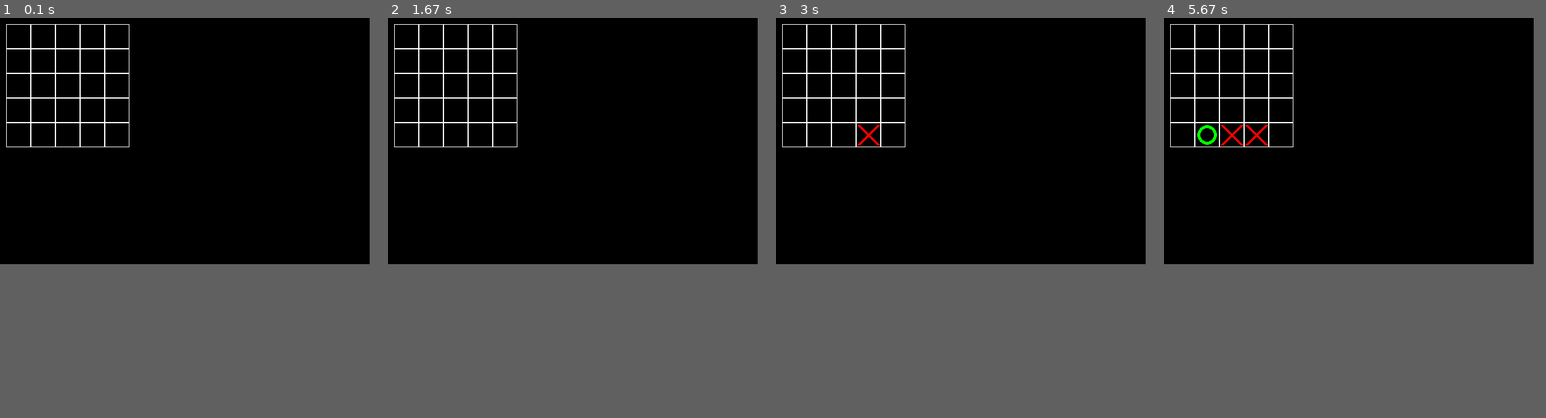
Above: before the commit, frames 1-4 (left to right).
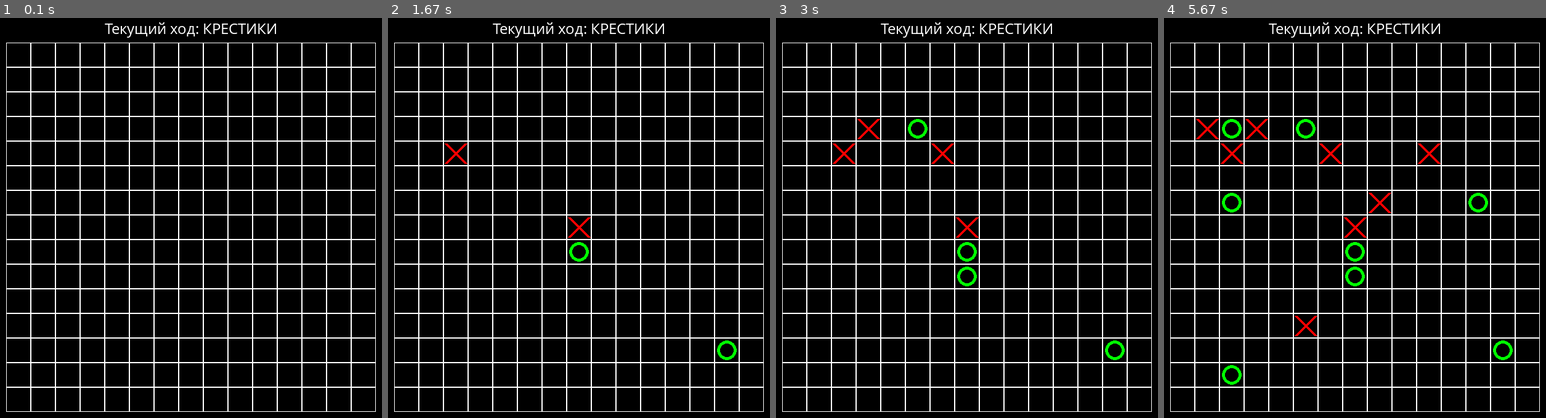
Above: after the commit, the same moments.

Repository: WanderDistrict/pygame
Game: pygame game, started from tick-tack-toe/main.py
The game is run twice, just before and just after one commit, with the same random seed, the same clock (stepped at 60 frames per second) and the same inputs.
Inputs (mouse positions are in pixels of both pictures, inside the frame that each line leads up to):
- Up to frame 1 (0.1 s): no input
- Up to frame 2 (1.67 s): click (579, 218) at 0.38 s; click (579, 246) at 0.72 s; click (460, 158) at 1.05 s; click (720, 358) at 1.38 s
- Up to frame 3 (3 s): click (875, 138) at 1.72 s; click (967, 266) at 2.05 s; click (955, 150) at 2.38 s; click (913, 134) at 2.72 s
- Up to frame 4 (5.67 s): click (1209, 130) at 3.05 s; click (1473, 210) at 3.38 s; click (1435, 146) at 3.72 s; click (1244, 142) at 4.05 s; click (1370, 202) at 4.38 s; click (1244, 194) at 4.72 s; click (1297, 334) at 5.05 s; click (1240, 366) at 5.38 s
In our replay, the window is 600x400 before the commit and 620x650 after it. These sizes can differ from the game's own. Grey fills any space a smaller window leaves; there, only what the larger window draws over its background counts as a difference.

The runs differ from the first frame. In frame 1, 9.3% of the frame differs, in the area x 1-99%, y 1-99%; in frame 2, 9.6%; in frame 3, 10%; in frame 4, 11%.

Commit message:
Complete Tick-tac-toe

Diff:
--- a/board framework/board.py
+++ b/board framework/board.py
@@ -63,5 +63,7 @@
             if coord:
                 self.on_click(*coord)
 
-    def get_cell(self, row: int, col: int) -> int:
+    def get_cell(self, row: int, col: int) -> int | None:
+        if row < 0 or row >= self._height or col < 0 or col >= self._width:
+            return None
         return self._board[row][col]
--- a/tick-tack-toe/board.py
+++ b/tick-tack-toe/board.py
@@ -63,5 +63,7 @@
             if coord:
                 self.on_click(*coord)
 
-    def get_cell(self, row: int, col: int) -> int:
+    def get_cell(self, row: int, col: int) -> int | None:
+        if row < 0 or row >= self._height or col < 0 or col >= self._width:
+            return None
         return self._board[row][col]
--- a/tick-tack-toe/config.py
+++ b/tick-tack-toe/config.py
@@ -2,7 +2,7 @@
 
 
 class Settings:
-    SIZE = WIDTH, HEIGHT = (600, 400)
+    SIZE = WIDTH, HEIGHT = (620, 650)
     # Количество кадров в секунду
     FPS = 60
     # Цвет фона
--- a/tick-tack-toe/main.py
+++ b/tick-tack-toe/main.py
@@ -7,7 +7,8 @@
 screen = pg.display.set_mode(Settings.SIZE)
 pg.display.set_caption(Settings.TITLE)
 clock = pg.time.Clock()
-game = TickTackToe(5, 5)
+game = TickTackToe(15, 15)
+game.set_view(10, 40, 40)
 running = True
 while running:
     for event in pg.event.get():
--- a/tick-tack-toe/my_board.py
+++ b/tick-tack-toe/my_board.py
@@ -4,6 +4,7 @@
 import pygame as pg
 
 from board import Board
+from config import Settings
 
 
 class Cell(enum.Enum):
@@ -15,14 +16,18 @@
 class TickTackToe(Board):
     COLOR_CROSS = '#FF0000'
     COLOR_CIRCLE = '#00FF00'
+    COLOR_TEXT = '#FFFFFF'
     FIGURE_WIDTH = 5
 
     def __init__(self, width: int, height: int):
         super().__init__(width, height, initial_value=Cell.EMPTY)
         self._current_user = Cell.CROSS
         self._is_finished = False
+        self._font = pg.font.SysFont('Comic Sans MS', 26)
 
     def next_player(self):
+        if self._is_finished:
+            return
         if self._current_user == Cell.CROSS:
             self._current_user = Cell.CIRCLE
         else:
@@ -39,8 +44,78 @@
         self.next_player()
 
     def check_win(self) -> None:
-        # TODO: Есть ли выигрыш
-        ...
+        #  Проверяем строки
+        for row in range(self._height):
+            n = 0
+            for col in range(self._width):
+                cell = self.get_cell(row, col)
+                if cell == Cell.EMPTY or cell is None:
+                    continue
+                if cell == self.get_cell(row, col - 1):
+                    n += 1
+                    if n == 5:
+                        self._is_finished = True
+                        return
+                else:
+                    n = 1
+        # Проверяем столбцы
+        for col in range(self._width):
+            n = 0
+            for row in range(self._height):
+                cell = self.get_cell(row, col)
+                if cell == Cell.EMPTY or cell is None:
+                    continue
+                if cell == self.get_cell(row - 1, col):
+                    n += 1
+                    if n == 5:
+                        self._is_finished = True
+                        return
+                else:
+                    n = 1
+        # Проверяем главные диагонали
+        for row in range(-self._height, self._height):
+            n = 0
+            for col in range(self._width):
+                cell = self.get_cell(row + col, col)
+                if cell == Cell.EMPTY or cell is None:
+                    continue
+                if cell == self.get_cell(row + col - 1, col - 1):
+                    n += 1
+                    if n == 5:
+                        self._is_finished = True
+                        return
+                else:
+                    n = 1
+        # Проверяем побочные диагонали
+        for row in range(-self._height, self._height):
+            n = 0
+            for col in range(self._width):
+                cell = self.get_cell(row + col, self._width - col - 1)
+                if cell == Cell.EMPTY or cell is None:
+                    continue
+                if cell == self.get_cell(row + col - 1, self._width - col):
+                    n += 1
+                    if n == 5:
+                        self._is_finished = True
+                        return
+                else:
+                    n = 1
+
+    @override
+    def draw(self, screen: pg.Surface) -> None:
+        super().draw(screen)
+        text = ''
+        if self._is_finished:
+            text += 'Выиграли: '
+        else:
+            text += 'Текущий ход: '
+        if self._current_user == Cell.CIRCLE:
+            text += 'НОЛИКИ'
+        else:
+            text += 'КРЕСТИКИ'
+        text_img = self._font.render(text, True, self.COLOR_TEXT)
+        screen.blit(text_img, ((Settings.WIDTH - text_img.get_width()) // 2, 0))
+
 
     @override
     def draw_cell(self, screen: pg.Surface, row: int, col: int, rect: pg.Rect) -> None:
